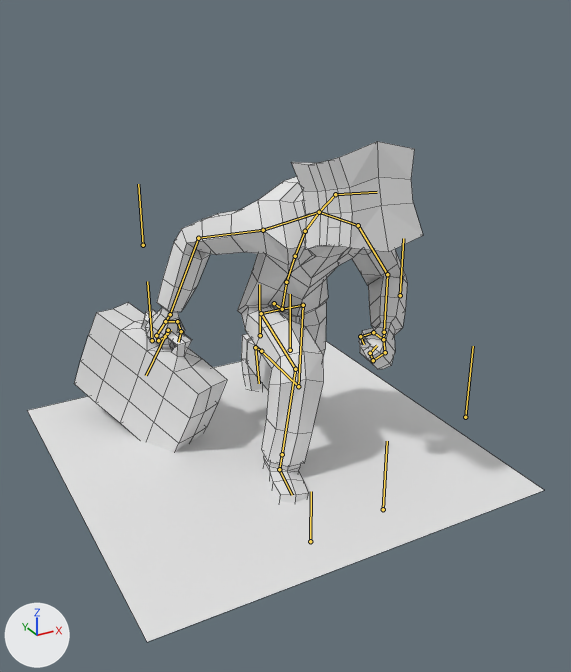
An edit to the Blender file Models/MrLaw.blend, drawn before and after from the same camera.
Before and after are seen from a 50 mm lens placed at (-5.7, -10.07, 7.35), pointed at (-0.39, -0.41, 2.53). The axes (+X, +Y, +Z) are drawn at lower left. The lights are the same throughout. The bones that bend it are drawn over the model as lines. Mesh edges are drawn as thin lines.

Objects in the first picture: 'Plane', 'bag', 'lawyer'.
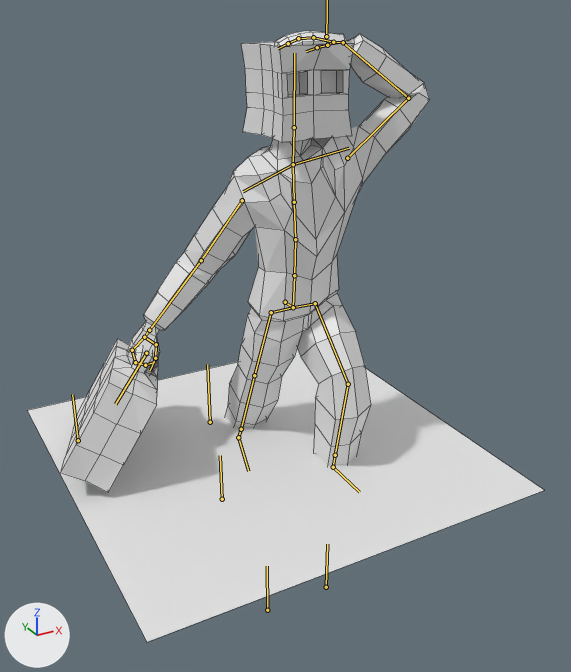
The newer file adds an action. The first version stands in its rest pose; the second is drawn at frame 0 of the action 'Fall'.

Changed parts and their boxes [x1, y1, x2, y2] in the pictures (571 x 672 px):
'lawyer', posed (9% wider, 20% taller)
    before: [145, 141, 423, 502]
    after: [127, 31, 430, 466]
'bag', posed (36% narrower)
    before: [74, 302, 227, 452]
    after: [61, 339, 158, 492]
bone 'Bone', root to tip
    before: (143, 245) to (138, 184)
    after: (78, 440) to (72, 394)
bone 'Bone.002', root to tip
    before: (152, 340) to (147, 281)
    after: (210, 422) to (207, 364)
bone 'Bone.004', root to tip
    before: (310, 541) to (311, 491)
    after: (267, 610) to (267, 566)
bone 'Bone.005', root to tip
    before: (260, 335) to (259, 284)
    after: (326, 587) to (327, 544)
bone 'Bone.006', root to tip
    before: (383, 509) to (387, 441)
    after: (222, 499) to (220, 455)
bone 'spine 1.001', root to tip
    before: (274, 303) to (282, 309)
    after: (285, 302) to (293, 307)
bone 'spine 1', root to tip
    before: (282, 309) to (286, 282)
    after: (293, 307) to (294, 275)
bone 'r arm', root to tip
    before: (263, 230) to (198, 238)
    after: (242, 200) to (201, 260)
bone 'l arm', root to tip
    before: (358, 225) to (387, 274)
    after: (347, 158) to (408, 98)
bone 'l forearm.001', root to tip
    before: (384, 332) to (383, 339)
    after: (343, 42) to (333, 42)
bone 'l fingers 1', root to tip
    before: (385, 352) to (373, 360)
    after: (313, 37) to (298, 38)
bone 'l thumb 1', root to tip
    before: (373, 332) to (360, 336)
    after: (327, 45) to (317, 47)
bone 'l thumb 2', root to tip
    before: (360, 336) to (364, 344)
    after: (317, 47) to (306, 51)
bone 'head', root to tip
    before: (335, 194) to (377, 192)
    after: (294, 127) to (294, 53)
bone 'r ankle', root to tip
    before: (282, 454) to (279, 469)
    after: (241, 429) to (238, 437)
bone 'r foot', root to tip
    before: (279, 469) to (292, 495)
    after: (238, 437) to (248, 471)
bone 'l ankle', root to tip
    before: (261, 351) to (255, 347)
    after: (335, 455) to (333, 467)
bone 'l foot', root to tip
    before: (255, 347) to (259, 383)
    after: (333, 467) to (359, 492)

The change, as a diff of the scene's bpy script:
```diff
--- a/Models/MrLaw.blend.py
+++ b/Models/MrLaw.blend.py
@@ bone_bone @@
 bone_bone = bpy.data.objects['Armature'].pose.bones['Bone']
-bone_bone.location = (0.34, 3.17, -0.03)
+bone_bone.location = (-0.77, -0.98, -1.49)
@@ bone_bone_001 @@
 bone_bone_001 = bpy.data.objects['Armature'].pose.bones['Bone.001']
-bone_bone_001.location = (-0.01, 2.24, 1.93)
+bone_bone_001.location = (1.62, 7.39, 1.86)
@@ bone_bone_002 @@
 bone_bone_002 = bpy.data.objects['Armature'].pose.bones['Bone.002']
-bone_bone_002.location = (3.77, 1.86, -1.01)
+bone_bone_002.location = (4.29, 0.73, 0.0)
@@ bone_bone_003 @@
 bone_bone_003 = bpy.data.objects['Armature'].pose.bones['Bone.003']
-bone_bone_003.location = (-5.13, 1.96, 3.45)
+bone_bone_003.location = (-5.16, 6.37, -0.1)
@@ bone_bone_004 @@
 bone_bone_004 = bpy.data.objects['Armature'].pose.bones['Bone.004']
-bone_bone_004.location = (0.48, 6.36, 0.66)
+bone_bone_004.location = (0.0, 4.57, 0.0)
@@ bone_bone_005 @@
 bone_bone_005 = bpy.data.objects['Armature'].pose.bones['Bone.005']
-bone_bone_005.location = (-0.23, 8.95, -2.13)
+bone_bone_005.location = (0.0, 4.57, 0.0)
@@ bone_bone_006 @@
 bone_bone_006 = bpy.data.objects['Armature'].pose.bones['Bone.006']
-bone_bone_006.location = (-0.02, 4.64, 1.67)
+bone_bone_006.location = (0.11, 1.43, -3.69)
@@ bone_bone_007 @@
 bone_bone_007 = bpy.data.objects['Armature'].pose.bones['Bone.007']
-bone_bone_007.location = (-0.46, 5.12, -2.17)
+bone_bone_007.location = (-0.36, 1.43, 3.3)
@@ bone_spine_1_001 @@
 bone_spine_1_001 = bpy.data.objects['Armature'].pose.bones['spine 1.001']
-bone_spine_1_001.location = (4.31, -0.6, 0.13)
+bone_spine_1_001.location = (4.57, 0.0, 0.0)
@@ bone_spine_1 @@
 bone_spine_1 = bpy.data.objects['Armature'].pose.bones['spine 1']  # child of 'spine 1.001'
-bone_spine_1.rotation_quaternion = (0.963, 0.0, 0.0, 0.267)  # degrees (0, 0, 31)
+bone_spine_1.rotation_quaternion = (1.0, 0.0, 0.0, 0.0)  # degrees (0, 0, 0)
@@ bone_r_arm @@
 bone_r_arm = bpy.data.objects['Armature'].pose.bones['r arm']  # child of 'r clavicle'
-bone_r_arm.rotation_quaternion = (0.971, -0.199, -0.112, -0.048)  # degrees (-23, -14, -3)
+bone_r_arm.rotation_quaternion = (0.987, 0.044, 0.028, -0.151)  # degrees (5, 4, -17)
@@ bone_l_arm @@
 bone_l_arm = bpy.data.objects['Armature'].pose.bones['l arm']  # child of 'l clavicle'
-bone_l_arm.rotation_quaternion = (0.995, -0.019, 0.026, -0.009)  # degrees (-2, 3, -1)
+bone_l_arm.rotation_quaternion = (0.556, 0.726, -0.406, -0.007)  # degrees (115, -26, -42)
@@ bone_l_forearm_001 @@
 bone_l_forearm_001 = bpy.data.objects['Armature'].pose.bones['l forearm.001']  # child of 'l forearm'
-bone_l_forearm_001.rotation_quaternion = (1.0, 0.0, 0.0, 0.0)  # degrees (0, 0, 0)
+bone_l_forearm_001.rotation_quaternion = (0.586, -0.192, -0.748, -0.244)  # degrees (-36, -104, 0)
@@ bone_l_fingers_1 @@
 bone_l_fingers_1 = bpy.data.objects['Armature'].pose.bones['l fingers 1']  # child of 'l hand'
-bone_l_fingers_1.rotation_quaternion = (0.859, 0.512, 0.0, 0.0)  # degrees (62, 0, 0)
+bone_l_fingers_1.rotation_quaternion = (0.999, -0.048, 0.0, 0.0)  # degrees (-6, 0, 0)
@@ bone_l_thumb_1 @@
 bone_l_thumb_1 = bpy.data.objects['Armature'].pose.bones['l thumb 1']  # child of 'l thumb joint'
-bone_l_thumb_1.rotation_quaternion = (0.825, -0.565, 0.0, 0.0)  # degrees (-69, 0, 0)
+bone_l_thumb_1.rotation_quaternion = (1.0, 0.0, 0.0, 0.0)  # degrees (0, 0, 0)
@@ bone_l_thumb_2 @@
 bone_l_thumb_2 = bpy.data.objects['Armature'].pose.bones['l thumb 2']  # child of 'l thumb 1'
-bone_l_thumb_2.rotation_quaternion = (0.799, -0.601, 0.0, 0.0)  # degrees (-74, 0, 0)
+bone_l_thumb_2.rotation_quaternion = (1.0, 0.0, 0.0, 0.0)  # degrees (0, 0, 0)
@@ bone_head @@
 bone_head = bpy.data.objects['Armature'].pose.bones['head']  # child of 'neck'
-bone_head.rotation_quaternion = (0.973, 0.0, 0.0, 0.225)  # degrees (0, 0, 26)
+bone_head.rotation_quaternion = (1.0, 0.0, 0.0, 0.0)  # degrees (0, 0, 0)
@@ bone_r_ankle @@
 bone_r_ankle = bpy.data.objects['Armature'].pose.bones['r ankle']  # child of 'r foreleg'
-bone_r_ankle.location = (0.0, 0.01, 0.0)
+bone_r_ankle.location = (0.0, 0.0, 0.0)
@@ bone_r_foot @@
 bone_r_foot = bpy.data.objects['Armature'].pose.bones['r foot']  # child of 'r ankle'
-bone_r_foot.location = (-0.05, 0.0, 0.0)
-bone_r_foot.rotation_quaternion = (0.999, 0.0, 0.003, 0.017)  # degrees (0, 0, 2)
+bone_r_foot.location = (0.0, 0.0, 0.0)
+bone_r_foot.rotation_quaternion = (1.0, 0.0, 0.001, 0.009)  # degrees (0, 0, 1)
@@ bone_l_ankle @@
 bone_l_ankle = bpy.data.objects['Armature'].pose.bones['l ankle']  # child of 'l foreleg'
-bone_l_ankle.location = (0.0, -0.01, 0.0)
-bone_l_ankle.rotation_quaternion = (0.991, 0.048, 0.0, 0.122)  # degrees (5, -1, 14)
+bone_l_ankle.location = (0.0, 0.0, 0.0)
+bone_l_ankle.rotation_quaternion = (0.999, 0.048, 0.006, 0.001)  # degrees (5, 1, 0)
@@ bone_l_foot @@
 bone_l_foot = bpy.data.objects['Armature'].pose.bones['l foot']  # child of 'l ankle'
-bone_l_foot.location = (-0.05, 0.01, 0.0)
-bone_l_foot.rotation_quaternion = (0.996, 0.005, -0.009, -0.079)  # degrees (1, -1, -9)
+bone_l_foot.location = (0.0, 0.0, 0.0)
+bone_l_foot.rotation_quaternion = (0.997, 0.004, -0.009, -0.07)  # degrees (1, -1, -8)
```
